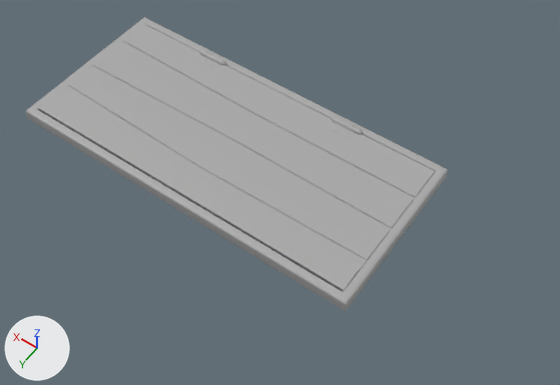
The FBX model Assets/Models/Environment/MS_Trapdoor_Stairs.fbx, before and after one commit.
The view is the same before and after, from a camera (50 mm lens) standing at (-4.65, 4.59, 7.93) and looking at (-0.95, -0.6, -0.23). Arrows for +X, +Y and +Z are at lower left; the lights stay in place. Where no turn or scale is listed for an object, it has been applied to the vertices.

Names of what the first picture shows: 'Door', 'Frame'.
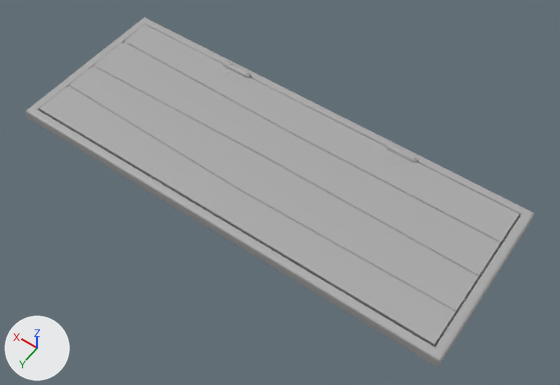
Where the newer file only moved an object's origin or applied its transform, the numbers keep the older frame.

Pixel boxes [x1, y1, x2, y2] of what changed, in the pictures (560 x 385 px; the box of a moved part takes in the faces that stretch with it):
'Door', reshaped, moved (21% wider, 20% taller): before [39, 24, 435, 292]; after [39, 25, 519, 346]
'Frame', reshaped (20% wider, 19% taller): before [26, 17, 448, 311]; after [26, 17, 534, 367]
part 1 of me_mesh_001, moved or reshaped: before [331, 118, 448, 310]; after [331, 118, 534, 367]
part 2 of me_mesh, moved or reshaped: before [64, 36, 435, 292]; after [64, 37, 519, 346]
part 3 of me_mesh, moved or reshaped: before [332, 116, 362, 135]; after [386, 144, 418, 163]

The change, as a diff of the scene's bpy script:
```diff
--- a/Assets/Models/Environment/MS_Trapdoor_Stairs.fbx.py
+++ b/Assets/Models/Environment/MS_Trapdoor_Stairs.fbx.py
@@ me_mesh @@
 # used by ob_door; location = (1.414, -1.873, 0.095)
-me_mesh.from_pydata(...)  # 904 vertices, 914 faces; spans x -3.95..1.12, y -0.05..2.22, z -0.11..0.05
+me_mesh.from_pydata(...)  # 904 vertices, 914 faces; spans x -4.7..1.55, y -0.05..2.22, z -0.11..0.05
+# me_mesh part 2: the loose piece of 96 vertices spanning x -3.95..1.12, y 0.01..2.22, z -0.11..0.0 is scaled about its middle by (1.23, 1, 1), then moved by (-0.16, 0.0, 0.0)
+# me_mesh part 3: 43 vertices moved from x -2.81..-2.68, y -0.05..0.05, z -0.05..0.05 to x -2.8..-2.76, y -0.05..0.05, z -0.05..0.05; 258 vertices removed from x -2.81..-2.34, y -0.05..0.05, z -0.05..0.05; 258 vertices added at x -3.22..-2.76, y -0.05..0.05, z -0.05..0.05
 me_mesh.materials.append(mat_standardsurface1)
@@ me_mesh_001 @@
 me_mesh_001.from_pydata(...)  # 152 vertices, 152 faces; spans x -2.66..2.66, y -1.25..1.25, z -0.08..0.08
 # used by ob_frame; location = (0.0, -0.761, 0.0)
+# me_mesh_001 part 1: all 61 vertices in x -2.66..-2.49, y -1.25..1.25, z -0.08..0.08 are moved by (-1.22, 0.0, 0.0)
 me_mesh_001.materials.append(mat_standardsurface1)
@@ ob_door @@
 ob_door = bpy.data.objects.new('Door', me_mesh)
-ob_door.location = (1.414, -1.873, 0.095)
+ob_door.location = (0.966, -1.873, 0.095)
```
